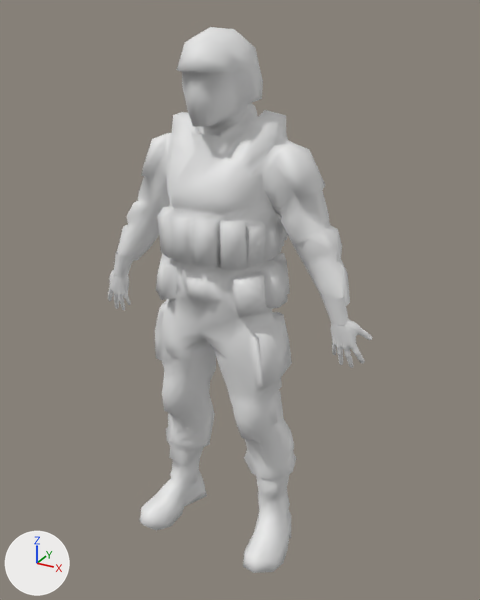
A saved change to the FBX model UnityProject/Assets/Art/Characters/RedSoldier/hand-candidate-v04/red-soldier-skinned-lod2.fbx.
Rendered twice from a camera (50 mm lens) standing at (1.048, -1.789, 1.851) and looking at (0.033, 0.056, 0.929). Arrows for +X, +Y and +Z are at lower left; the lights stay in place. The older version comes first. Materials are left out; every surface is plain grey.

Objects in the first picture: 'RedSoldier_LOD2_ArmL', 'RedSoldier_LOD2_ArmR', 'RedSoldier_LOD2_Body'.
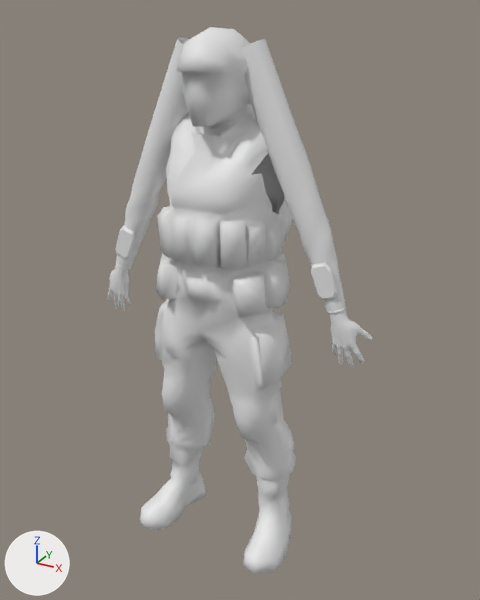
What differs and where, as boxes [x1, y1, x2, y2] in the pictures (480 x 600 px; the box of a moved part takes in the faces that stretch with it):
'RedSoldier_LOD2_ArmR', reshaped (8% wider, 34% taller): before [251, 123, 372, 368]; after [241, 39, 372, 368]
'RedSoldier_LOD2_ArmL', reshaped: before [108, 133, 172, 310]; after [108, 37, 189, 310]
part 1 of me_redsoldier_lod2_mesh_002, rebuilt: before [116, 133, 172, 261]; after [116, 37, 189, 269]
part 2 of me_redsoldier_lod2_mesh_002, added: after [115, 226, 135, 260]
part 3 of me_redsoldier_lod2_mesh_002, moved or reshaped: before [113, 251, 135, 276]; after [116, 264, 127, 272]
part 4 of me_redsoldier_lod2_mesh_003, added: after [241, 39, 346, 313]
part 5 of me_redsoldier_lod2_mesh_003, added: after [311, 262, 337, 301]
part 6 of me_redsoldier_lod2_mesh_003, reshaped: before [251, 123, 350, 325]; after [330, 309, 346, 318]

The change, as a list of edits to the scene's bpy script:
```text
Change me_redsoldier_lod2_mesh_003:
    used by ob_redsoldier_lod2_armr; location = (0.0, 0.0, 0.0)
    remove me_redsoldier_lod2_mesh_003.from_pydata(...)  # 1813 vertices, 1836 faces; spans x 0.144..0.516, y -0.08..0.149, z 0.808..1.541
    add me_redsoldier_lod2_mesh_003.from_pydata(...)  # 2345 vertices, 2295 faces; spans x 0.05..0.516, y -0.047..0.045, z 0.808..1.771
    me_redsoldier_lod2_mesh_003 part 4: a new loose piece of 640 vertices spanning x 0.05..0.437, y -0.046..0.045, z 0.99..1.771
    me_redsoldier_lod2_mesh_003 part 5: a new loose piece of 16 vertices spanning x 0.33..0.418, y -0.047..-0.038, z 1.035..1.159
    me_redsoldier_lod2_mesh_003 part 6
    177 vertices are removed from x 0.144..0.453, y -0.08..0.149, z 0.965..1.541
    213 faces are deleted
    48 vertices are added at x 0.38..0.438, y -0.035..0.012, z 0.99..1.035
    5 new vertices lie (0.006, -0.004, -0.016) away from vertices in x 0.38..0.427, y -0.009..0.012, z 1.016..1.034
    55 new faces join them
Change me_redsoldier_lod2_mesh_002:
    used by ob_redsoldier_lod2_arml; location = (0.0, 0.0, 0.0)
    remove me_redsoldier_lod2_mesh_002.from_pydata(...)  # 1804 vertices, 1821 faces; spans x -0.516..-0.147, y -0.066..0.142, z 0.808..1.546
    add me_redsoldier_lod2_mesh_002.from_pydata(...)  # 2345 vertices, 2295 faces; spans x -0.516..-0.049, y -0.047..0.045, z 0.808..1.771
    me_redsoldier_lod2_mesh_002 part 1: the loose piece of 88 vertices spanning x -0.438..-0.147, y -0.066..0.142, z 1.02..1.546 is rebuilt with 640 vertices and now spans x -0.437..-0.049, y -0.046..0.045, z 0.99..1.771
    me_redsoldier_lod2_mesh_002 part 2: a new loose piece of 16 vertices spanning x -0.418..-0.33, y -0.047..-0.038, z 1.035..1.159
    me_redsoldier_lod2_mesh_002 part 3
    80 vertices are removed from x -0.453..-0.353, y -0.045..0.015, z 0.965..1.05
    60 faces are deleted
    43 vertices are added at x -0.438..-0.381, y -0.035..0.012, z 0.99..1.035
    5 new vertices lie (0.006, 0.004, 0.016) away from vertices in x -0.433..-0.386, y -0.013..0.008, z 1.0..1.018
    5 new vertices lie (0.003, 0.001, 0.014) away from vertices in x -0.427..-0.402, y -0.035..-0.03, z 0.994..1.001
    55 new faces join them
```
